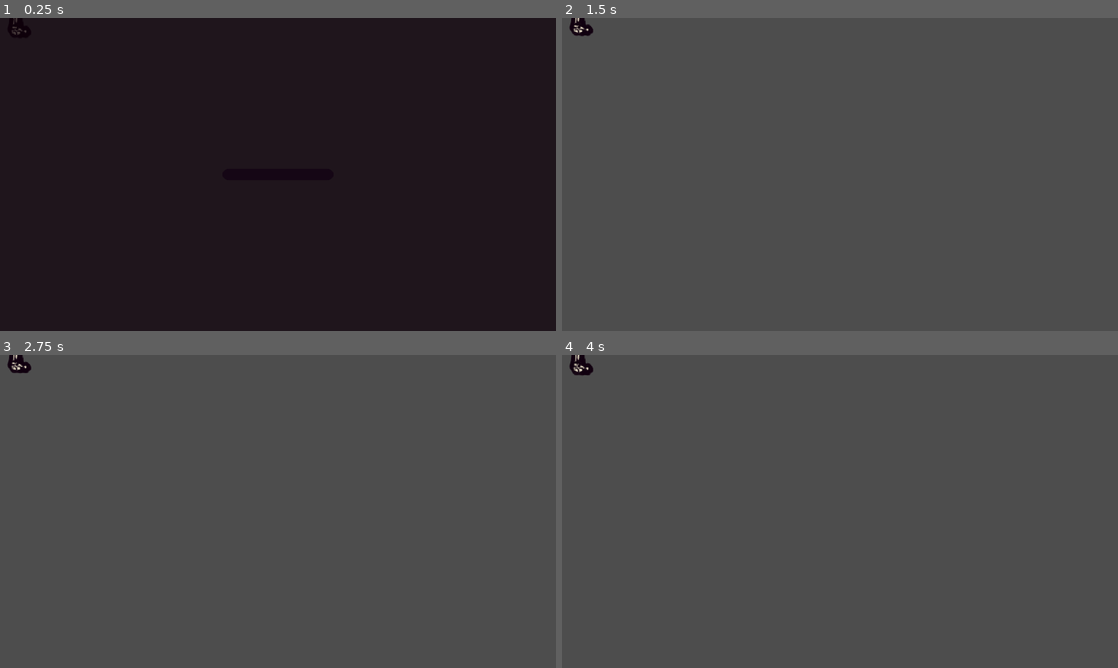
Above: before the commit, frames 1-4 (two rows, left to right).
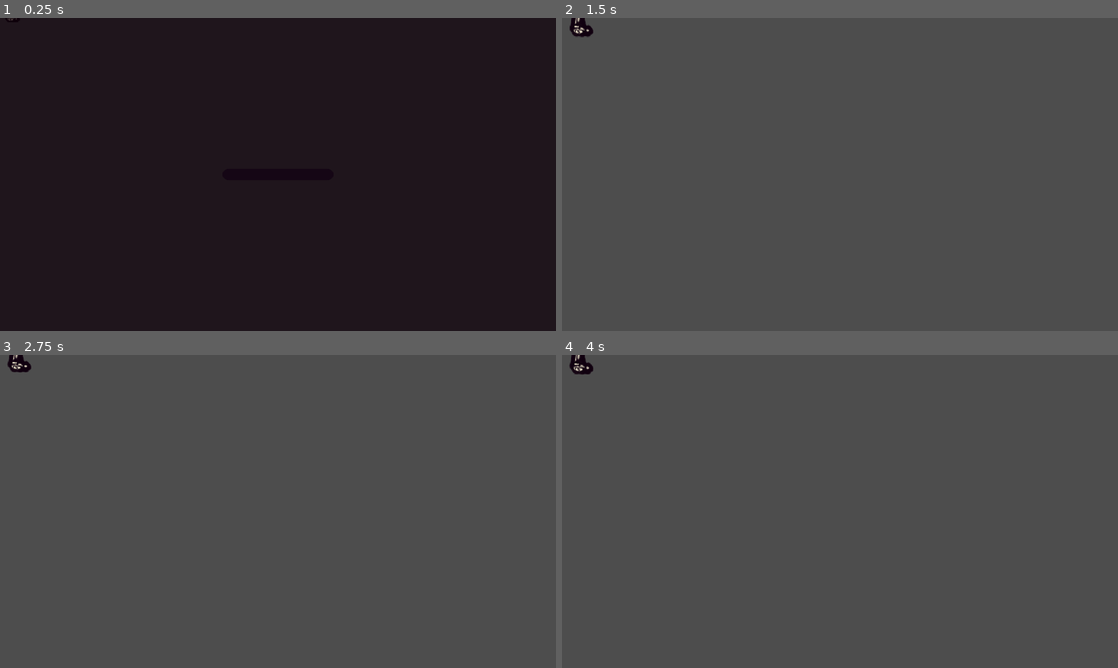
Above: after the commit, the same moments.

Repository: Creamsicle42/GMTK-2023
Game: Godot game, scene res://scenes/game/characters/player_minions/large_skeleton/large_skeleton.tscn
The game is run twice, just before and just after one commit, with the same random seed, the same clock (stepped at 60 frames per second) and the same inputs. This scene is started directly instead of the project's main scene.
Inputs (mouse positions are in pixels of both pictures, inside the frame that each line leads up to):
- Up to frame 1 (0.25 s): no input
- Up to frame 2 (1.5 s): move the mouse to (962, 158) at 0.52 s; hold D (move_right) 0.53-1.28 s; click (962, 158) at 0.67 s; tap Enter at 1.25 s; move the mouse to (728, 190) at 1.27 s; hold S (move_down) from 1.28 s (still down)
- Up to frame 3 (2.75 s): tap Space at 2 s; move the mouse to (333, 442) at 2.02 s; release S (move_down) at 2.03 s; hold D (move_right) from 2.03 s (still down)
- Up to frame 4 (4 s): move the mouse to (812, 574) at 2.77 s; release D (move_right) at 2.78 s; hold W (move_up) 2.78-3.53 s; click (812, 574) at 2.92 s; tap Enter at 3.5 s; move the mouse to (1006, 558) at 3.52 s; hold A (move_left) from 3.53 s (still down)

The runs differ from the first frame. In frame 1, less than 0.1% of the frame differs, in the area x 1-5%, y 0-6%; in frame 2, less than 0.1%; in frame 3, less than 0.1%; in frame 4, less than 0.1%, in the area x 1-6%, y 0-7%.

Commit message:
Added large skeleton effects

Diff:
--- a/scenes/game/characters/player_minions/large_skeleton/large_skeleton.gd
+++ b/scenes/game/characters/player_minions/large_skeleton/large_skeleton.gd
@@ -9,8 +9,17 @@
 
 var ai_update_id : int
 var movement_update_id : int
+var halt_animation := true
 
 func _ready() -> void:
+	visible = false
+	halt_animation = true
+	misc_anim_controller.play("summon")
+	$RaiseSound.pitch_scale = randf_range(0.6, 0.8)
+	$RaiseSound.play()
+	visible = true
+	await misc_anim_controller.animation_finished
+	halt_animation = false
 	ai_update_id = UpdateQueueSystem.add_queued_update(UpdateQueueSystem.PLAYER_MINION_AI, $UtilityAIController.update_utility_pritority)
 	movement_update_id = UpdateQueueSystem.add_queued_update(UpdateQueueSystem.PLAYER_MINION_MOVEMENT, soft_mover.update_movement_direction)
 
@@ -31,11 +40,18 @@
 
 
 func _on_health_component_health_depleted() -> void:
+	halt_animation = true
+	misc_anim_controller.play("die")
+	$DieSound.pitch_scale = randf_range(0.6, 0.8)
+	$DieSound.play()
+	visible = false
+	await misc_anim_controller.animation_finished
 	translate(Vector2(-10000, -10000))
 	await get_tree().process_frame
 	queue_free()
 
 func update_animations() -> void:
+	if halt_animation: return
 	if not attack_cooldown.is_stopped():
 		misc_anim_controller.set_animation("attack")
 		return
@@ -61,3 +77,8 @@
 		get_parent().add_child(spark)
 		spark.global_position = global_position
 	queue_free()
+
+
+func _on_health_component_damage_taken(damage) -> void:
+	$HurtSound.pitch_scale = randf_range(0.9, 1.1)
+	$HurtSound.play()
--- a/scenes/game/characters/player_minions/large_skeleton/large_skeleton.tscn
+++ b/scenes/game/characters/player_minions/large_skeleton/large_skeleton.tscn
@@ -12,6 +12,9 @@
 [ext_resource type="Script" path="res://scenes/game/characters/gen/soft_movement/soft_mover.gd" id="10_g728v"]
 [ext_resource type="Script" path="res://scenes/game/characters/gen/object_avoider.gd" id="11_kvcx6"]
 [ext_resource type="Script" path="res://scenes/game/characters/gen/health_component.gd" id="12_aq6vn"]
+[ext_resource type="AudioStream" uid="uid://ct7ahyalk5gpg" path="res://assets/audio/sfx/skeleton/skeleton_raise.ogg" id="13_urywu"]
+[ext_resource type="AudioStream" uid="uid://dopwlf8pblejy" path="res://assets/audio/sfx/skeleton/skeleton_hit.ogg" id="14_jdprx"]
+[ext_resource type="AudioStream" uid="uid://0cqxt2kn5fvb" path="res://assets/audio/sfx/skeleton/skeleton_die.ogg" id="15_sl71m"]
 
 [sub_resource type="CircleShape2D" id="CircleShape2D_laqg6"]
 radius = 32.0
@@ -77,6 +80,18 @@
 "transitions": PackedFloat32Array(1),
 "update": 0,
 "values": [Vector2(1, 1)]
+}
+tracks/5/type = "value"
+tracks/5/imported = false
+tracks/5/enabled = true
+tracks/5/path = NodePath("DisplayPivot/Legs:rotation")
+tracks/5/interp = 1
+tracks/5/loop_wrap = true
+tracks/5/keys = {
+"times": PackedFloat32Array(0),
+"transitions": PackedFloat32Array(1),
+"update": 0,
+"values": [0.0]
 }
 
 [sub_resource type="Animation" id="Animation_xnosf"]
@@ -224,11 +239,57 @@
 "values": [0.0, -0.300762]
 }
 
+[sub_resource type="Animation" id="Animation_80tke"]
+resource_name = "summon"
+length = 0.5
+tracks/0/type = "value"
+tracks/0/imported = false
+tracks/0/enabled = true
+tracks/0/path = NodePath("DisplayPivot/Legs:scale")
+tracks/0/interp = 1
+tracks/0/loop_wrap = true
+tracks/0/keys = {
+"times": PackedFloat32Array(0, 0.5),
+"transitions": PackedFloat32Array(0.392292, 1),
+"update": 0,
+"values": [Vector2(0.8, 1e-05), Vector2(1, 1)]
+}
+
+[sub_resource type="Animation" id="Animation_c1cea"]
+resource_name = "die"
+length = 0.8
+tracks/0/type = "value"
+tracks/0/imported = false
+tracks/0/enabled = true
+tracks/0/path = NodePath("DisplayPivot/Legs:rotation")
+tracks/0/interp = 1
+tracks/0/loop_wrap = true
+tracks/0/keys = {
+"times": PackedFloat32Array(0, 0.2, 0.7),
+"transitions": PackedFloat32Array(0.34151, 2.54912, 1),
+"update": 0,
+"values": [0.0, 0.174533, -1.5708]
+}
+tracks/1/type = "value"
+tracks/1/imported = false
+tracks/1/enabled = true
+tracks/1/path = NodePath("DisplayPivot/Legs:scale")
+tracks/1/interp = 1
+tracks/1/loop_wrap = true
+tracks/1/keys = {
+"times": PackedFloat32Array(0, 0.7),
+"transitions": PackedFloat32Array(1, 1),
+"update": 0,
+"values": [Vector2(1, 1), Vector2(1e-05, 1)]
+}
+
 [sub_resource type="AnimationLibrary" id="AnimationLibrary_of5t1"]
 _data = {
 "RESET": SubResource("Animation_v34ed"),
 "attack": SubResource("Animation_xnosf"),
+"die": SubResource("Animation_c1cea"),
 "idle": SubResource("Animation_ene4v"),
+"summon": SubResource("Animation_80tke"),
 "walk": SubResource("Animation_ivup5")
 }
 
@@ -329,4 +390,17 @@
 [node name="AttackCooldown" type="Timer" parent="."]
 one_shot = true
 
+[node name="RaiseSound" type="AudioStreamPlayer" parent="."]
+stream = ExtResource("13_urywu")
+pitch_scale = 0.5
+
+[node name="HurtSound" type="AudioStreamPlayer" parent="."]
+stream = ExtResource("14_jdprx")
+pitch_scale = 0.8
+
+[node name="DieSound" type="AudioStreamPlayer" parent="."]
+stream = ExtResource("15_sl71m")
+pitch_scale = 0.5
+
+[connection signal="damage_taken" from="HealthComponent" to="." method="_on_health_component_damage_taken"]
 [connection signal="health_depleted" from="HealthComponent" to="." method="_on_health_component_health_depleted"]
Not shown: 1 places in scenes/game/characters/player_minions/large_skeleton/large_skeleton.tscn that only renumber resources
